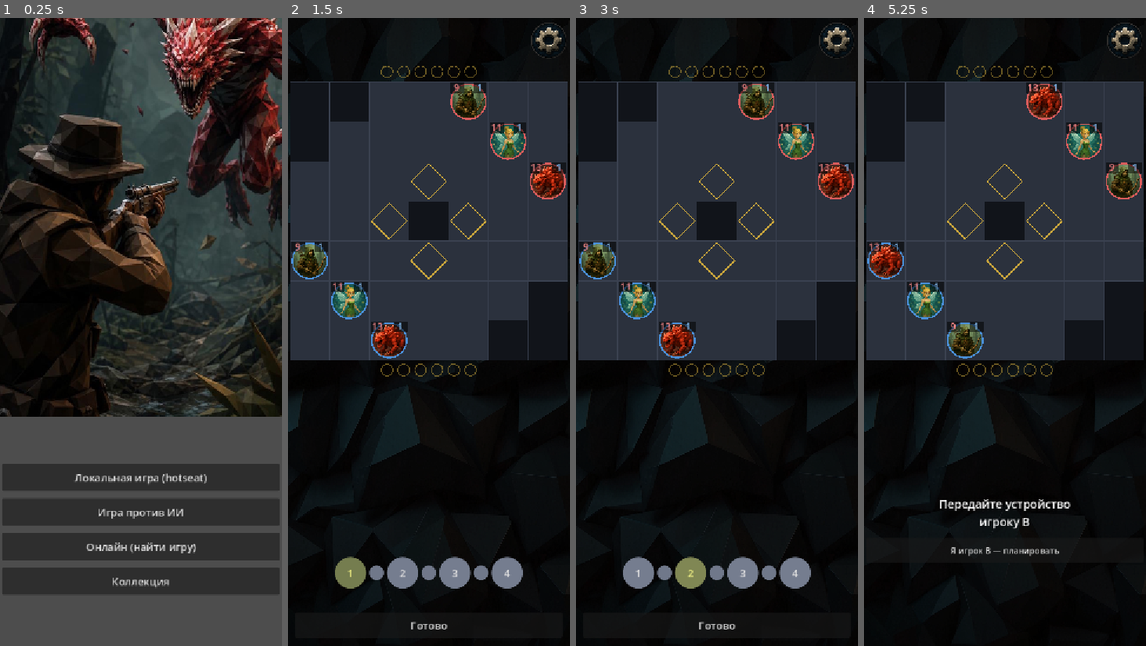
Above: before the commit, frames 1-4 (left to right).
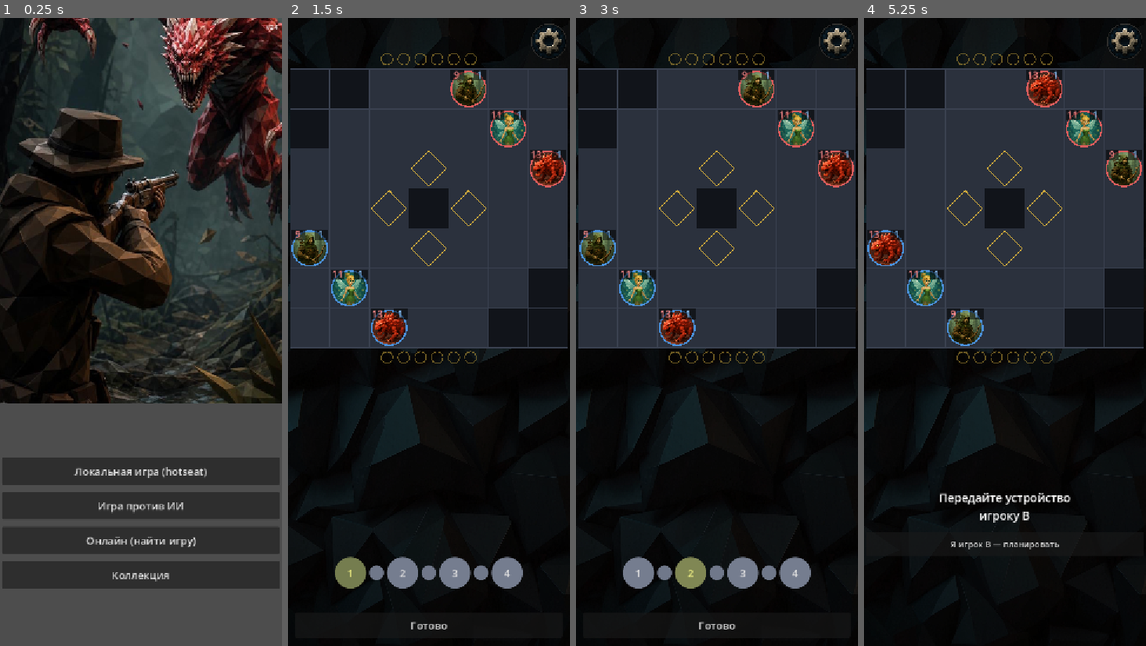
Above: after the commit, the same moments.

Repository: Suruks/warmarked
Game: Godot game, scene res://main.tscn
Same seed, same stepped clock (60 frames per second), same inputs: the game is played once before the commit and once after it.
Inputs:
- Up to frame 1 (0.25 s): no input
- Up to frame 2 (1.5 s): click "Локальная игра (hotseat)" at 0.5 s; click "Я игрок A — планировать" at 1.25 s
- Up to frame 3 (3 s): click "1" at 2 s; click "2" at 2.75 s
- Up to frame 4 (5.25 s): click "3" at 3.5 s; click "4" at 4.25 s; click "Готово" at 5 s

The runs differ from the first frame. In frame 1, 27% of the frame differs, in the area x 0-100%, y 0-92%; in frame 2, 10%; in frame 3, 10%; in frame 4, 12%.

Commit message:
Let options button overlap the score bar instead of shrinking board budget
Overlapping the (mostly empty, centered-content) score bar is fine per
user feedback, so revert TOP_MARGIN/MIN_PANEL_H to their original tuned
values -- restores full cell-growth headroom on real devices -- and
position the button with a small fixed top padding instead of centering
it inside TOP_MARGIN.

Diff:
--- a/scripts/ui/layout.gd
+++ b/scripts/ui/layout.gd
@@ -8,7 +8,8 @@
 ## Дергает recompute() main.gd при старте и на каждый resize/поворот экрана.
 
 # --- Фиксированные отступы (не зависят от размера экрана) ---
-const TOP_MARGIN := 80          # верхний отступ экрана боя; справа в нём — кнопка настроек (72px + запас)
+const TOP_MARGIN := 56          # верхний отступ экрана боя; справа в нём — кнопка настроек (крупнее
+                                 # этого отступа — свисает поверх полосы очков, см. main.gd OPT_TOP_PAD)
 const BOARD_X := 4              # левый/правый отступ доски и полос от края раскладки
 const BOARD_GAP := 42           # отступ от TOP_MARGIN до верха доски
 const SCORE_H := 30
@@ -27,10 +28,10 @@
 # пропорции 540:1200, поэтому EXPAND расширяет именно ширину, а не высоту — выяснено на
 # реальном устройстве: 1080x1929 -> canvas 671x1200). При МИНИМАЛЬНОМ 454 высотный бюджет
 # был расписан впритык под ровно 1200 при клетке 76 — свободного места для роста не оставалось,
-# сколько бы лишней ширины ни было. 364 — сдвинуто с 380 вниз ровно настолько, насколько
-# TOP_MARGIN подрос (кнопка настроек x1.5) — то же самое место для роста клетки (см. вывод
-# DESC_H в planning_panel.gd: DESC_H = PANEL_H - 312, то есть 364 даёт DESC_H = 52px).
-const MIN_PANEL_H := 364.0
+# сколько бы лишней ширины ни было. 380 — фактический минимум, при котором ещё не уходит в
+# минус описание умения в панели планирования (см. вывод DESC_H в planning_panel.gd:
+# DESC_H = PANEL_H - 312, то есть 380 даёт DESC_H = 68px — работоспособный, а не «в притык»).
+const MIN_PANEL_H := 380.0
 
 # --- Динамические (пересчитываются в recompute() под реальный размер экрана) ---
 # Литералы ниже — те же значения, что дал бы recompute() при 540x1200 (исходная раскладка);
@@ -38,14 +39,14 @@
 # ни на что не влияет. Актуализируются вызовом recompute() ещё до первой отрисовки (см. main.gd).
 static var cell_size: float = 76.0
 static var BOARD_PX: float = 532.0
-static var BOARD_Y: float = 122.0
-static var BOARD_BOTTOM: float = 654.0
-static var SCORE_TOP_Y: float = 88.0
-static var SCORE_BOTTOM_Y: float = 658.0
-static var EFFECT_Y: float = 700.0
-static var PANEL_TOP: float = 762.0
+static var BOARD_Y: float = 98.0
+static var BOARD_BOTTOM: float = 630.0
+static var SCORE_TOP_Y: float = 64.0
+static var SCORE_BOTTOM_Y: float = 634.0
+static var EFFECT_Y: float = 676.0
+static var PANEL_TOP: float = 738.0
 static var PANEL_W: float = 532.0
-static var PANEL_H: float = 430.0
+static var PANEL_H: float = 454.0
 static var SCREEN_W: float = 540.0
 static var SCREEN_H: float = 1200.0
 
--- a/scripts/ui/main.gd
+++ b/scripts/ui/main.gd
@@ -12,7 +12,8 @@
 var state: MatchState
 var resolver := Resolver.new()
 
-const OPT_SIZE := 72   # кнопка настроек — крупная зона нажатия, палец на мобилке попадает уверенно (x1.5)
+const OPT_SIZE := 72    # кнопка настроек — крупная зона нажатия, палец на мобилке попадает уверенно (x1.5)
+const OPT_TOP_PAD := 10 # отступ кнопки от самого верха экрана (не от TOP_MARGIN — кнопка крупнее его)
 
 var board_view: BoardView
 var _opp_bar: ScoreBar   # очки противника — сверху
@@ -215,9 +216,12 @@
 	panel_host.custom_minimum_size = Vector2(Layout.PANEL_W, Layout.PANEL_H)
 	panel_host.size = panel_host.custom_minimum_size
 
+	# Кнопка крупнее TOP_MARGIN — свисает поверх верха полосы очков соперника (та рисуется
+	# первой, кнопка последней). Не страшно: очки в полосе центрированы по горизонтали и
+	# ничем не перекрываются, а сам TOP_MARGIN остаётся маленьким — под клетку доски больше места.
 	_options_btn.position = Vector2(
 		Layout.SCREEN_W - OPT_SIZE - Layout.BOARD_X,
-		(Layout.TOP_MARGIN - OPT_SIZE) / 2.0 + 4.0)   # чуть ниже центра отступа
+		OPT_TOP_PAD)
 
 
 func _connect_net() -> void:
--- a/tests/headless_test.gd
+++ b/tests/headless_test.gd
@@ -1832,7 +1832,7 @@
 	_check(is_equal_approx(Layout.BOARD_PX, 532.0), "layout: BOARD_PX = 532 [%f]" % Layout.BOARD_PX)
 	_check(is_equal_approx(Layout.SCREEN_W, 540.0), "layout: SCREEN_W = 540 [%f]" % Layout.SCREEN_W)
 	_check(is_equal_approx(Layout.SCREEN_H, 1200.0), "layout: SCREEN_H = 1200 [%f]" % Layout.SCREEN_H)
-	_check(is_equal_approx(Layout.PANEL_H, 430.0), "layout: PANEL_H = 430 [%f]" % Layout.PANEL_H)
+	_check(is_equal_approx(Layout.PANEL_H, 454.0), "layout: PANEL_H = 454 [%f]" % Layout.PANEL_H)
 
 
 func test_layout_recompute_grows_cell_on_wider_screen() -> void:
@@ -1841,7 +1841,7 @@
 	Layout.recompute(700.0, 2000.0)
 	_check(Layout.cell_size > 76.0, "layout: на широком экране клетка выросла [%f]" % Layout.cell_size)
 	_check(is_equal_approx(Layout.SCREEN_W, 700.0), "layout: SCREEN_W подстроился под ширину [%f]" % Layout.SCREEN_W)
-	_check(Layout.PANEL_H > 430.0, "layout: нижняя панель тоже выросла [%f]" % Layout.PANEL_H)
+	_check(Layout.PANEL_H > 454.0, "layout: нижняя панель тоже выросла [%f]" % Layout.PANEL_H)
 	# восстановить базовое состояние для остальных тестов (Layout — статический синглтон)
 	Layout.recompute(540.0, 1200.0)
 
